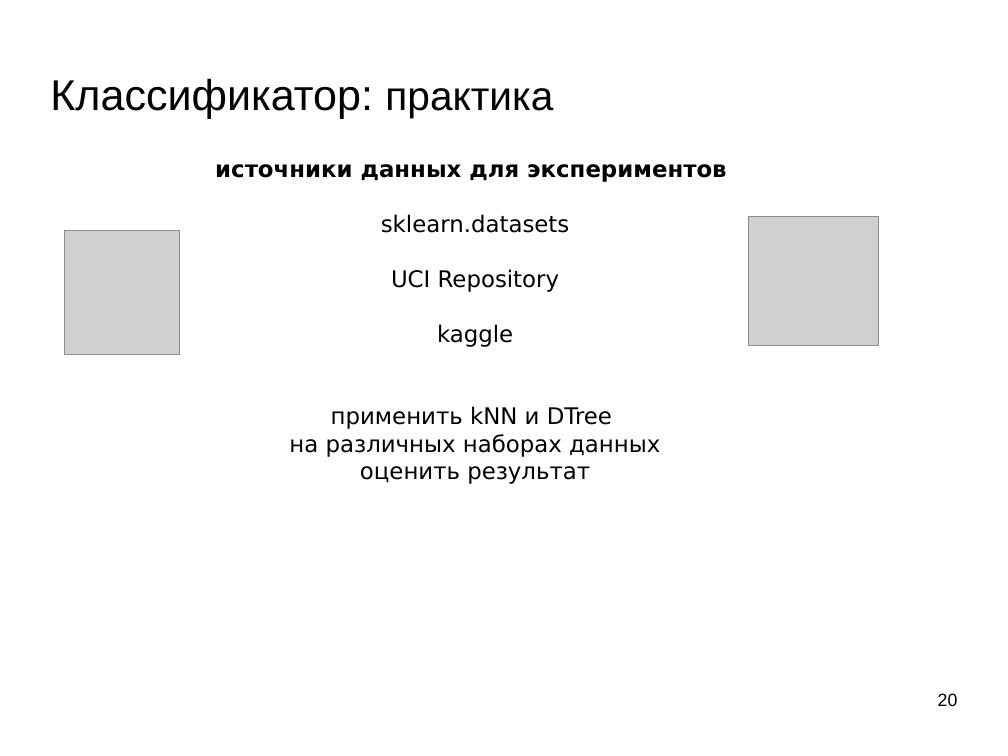
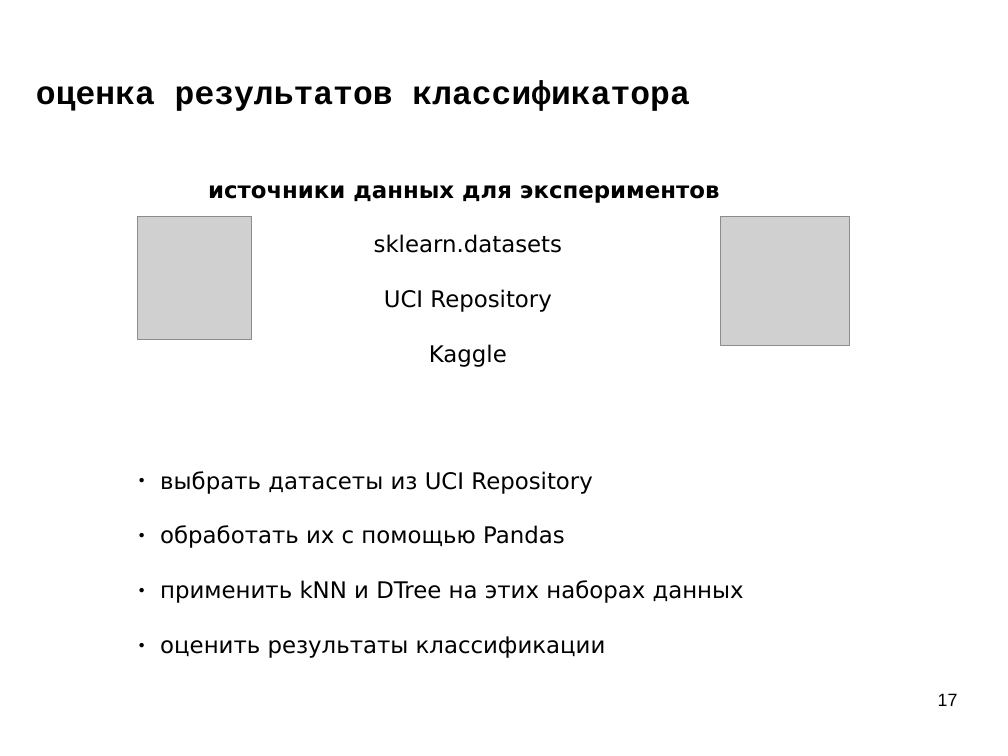
Before and after one commit to mechanoid5/ml_lectorium_legacy, a slide deck: slide 17 of 07-roc-auc.odp (slide 20 before the commit). Drawn at 1008x756 pixels with LibreOffice and Linux fonts; fonts in the diff are those of the drawing; grey boxes stand for pictures; background and template pictures are left out. Boxes give left, top, right and bottom in pixels: in the first picture for what was removed or moved away, otherwise in the second. Text is boxed around its words. In the diff, an @@ line names an element or a change of style, - is before the commit and + after.

```diff
--- a/07-roc-auc.odp
+++ b/07-roc-auc.odp
@@ title added at (36, 80, 689, 111), 26 pt, text #000000, bold @@
+оценка результатов классификатора
@@ title removed at (50, 78, 553, 118) @@
-Классификатор: практика
@@ text "источники данных для экспериментов": place and size @@
-text "источники данных для экспериментов" at (215, 164, 727, 484)
+text "источники данных для экспериментов" at (208, 185, 720, 367)
@@ text at (208, 185, 720, 312): line spacing 1 to 2 @@
@@ picture: place and size @@
-picture at (65, 231, 179, 354)
+picture at (138, 216, 252, 339)
@@ picture: place and size @@
-picture at (749, 216, 879, 346)
+picture at (721, 216, 851, 346)
@@ text at (429, 344, 507, 367): text changed @@
-kaggle
-применить kNN и DTree
-на различных наборах данных
-оценить результат
+Kaggle
@@ text added at (160, 471, 744, 658), 18 pt, text #000000 @@
+● выбрать датасеты из UCI Repository
+● обработать их с помощью Pandas
+● применить kNN и DTree на этих наборах данных
+● оценить результаты классификации
@@ page number at (938, 693, 958, 706): text changed @@
-20
+17
```
Also in this commit, not shown: 14 other slides changed, 1 slide added, 4 slides removed, 1 other file.
